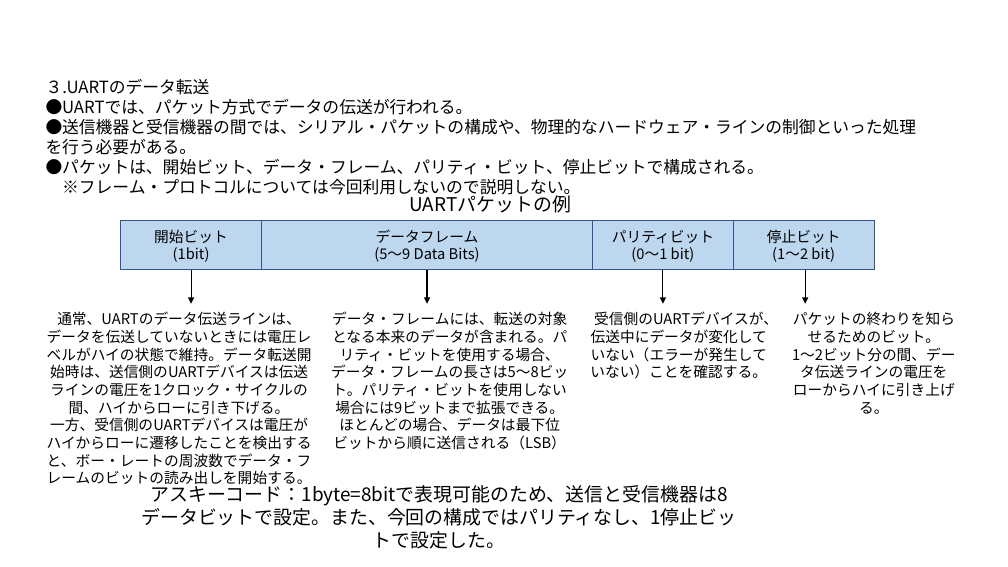
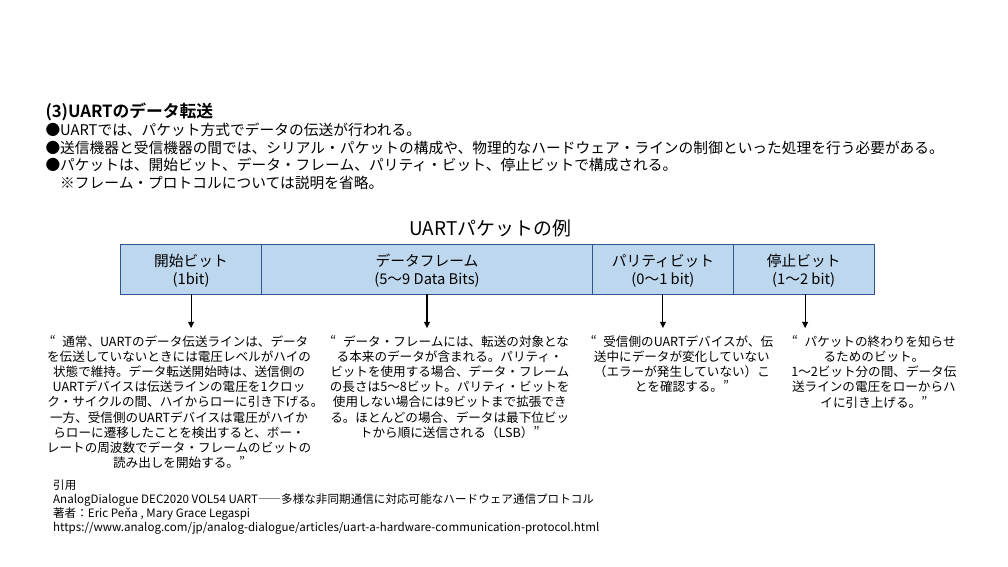
Before and after one commit to km190112/RS232cToUSBhid, a slide deck: slide 5 of 技術メモ.pptx (slide 4 before the commit). Drawn at 1008x567 pixels with LibreOffice and Linux fonts; fonts in the diff are those of the drawing. Boxes give left, top, right and bottom in pixels: in the first picture for what was removed or moved away, otherwise in the second. Text is boxed around its words. In the diff, an @@ line names an element or a change of style, - is before the commit and + after.

```diff
--- a/技術メモ.pptx
+++ b/技術メモ.pptx
@@ text "(3)UARTのデータ転送": place and size @@
-text "(3)UARTのデータ転送" at box(46, 79, 917, 198)
+text "(3)UARTのデータ転送" at box(46, 102, 944, 189)
@@ text at box(46, 102, 214, 121): text changed; bold on @@
-３.UARTのデータ転送
+(3)UARTのデータ転送
@@ text at box(46, 120, 944, 172): size 16 to 14 pt in "●UARTでは、パケット方式でデータの伝送が行われる。", "●送信機器と受信機器の間では、シリアル・パケットの構成や、物理的なハードウェア・ラインの制御といった処理を行う必要がある ...", "●パケットは、開始ビット、データ・フレーム、パリティ・ビット、停止ビットで構成される。" @@
@@ text at box(60, 175, 383, 189): text changed; size 16 to 14 pt @@
-※フレーム・プロトコルについては今回利用しないので説明しない。
+※フレーム・プロトコルについては説明を省略。
@@ 4 rectangles, 4 arrows, 1 text: place and size @@
-4 rectangles, 4 arrows, 1 text at box(121, 191, 874, 304)
+4 rectangles, 4 arrows, 1 text at box(121, 219, 874, 328)
@@ text at box(47, 335, 323, 468): text changed; size 14 to 12 pt @@
-通常、UARTのデータ伝送ラインは、データを伝送していないときには電圧レベルがハイの状態で維持。データ転送開始時は、送信側のUARTデバイスは伝送ラインの電圧を1クロック・サイクルの間、ハイからローに引き下げる。
-一方、受信側のUARTデバイスは電圧がハイからローに遷移したことを検出すると、ボー・レートの周波数でデータ・フレームのビットの読み出しを開始する。
+“通常、UARTのデータ伝送ラインは、データを伝送していないときには電圧レベルがハイの状態で維持。データ転送開始時は、送信側のUARTデバイスは伝送ラインの電圧を1クロック・サイクルの間、ハイからローに引き下げる。
+一方、受信側のUARTデバイスは電圧がハイからローに遷移したことを検出すると、ボー・レートの周波数でデータ・フレームのビットの読み出しを開始する。”
@@ text at box(330, 335, 570, 438): text changed; size 14 to 12 pt @@
-データ・フレームには、転送の対象となる本来のデータが含まれる。パリティ・ビットを使用する場合、データ・フレームの長さは5～8ビット。パリティ・ビットを使用しない場合には9ビットまで拡張できる。ほとんどの場合、データは最下位ビットから順に送信される（LSB）
+“データ・フレームには、転送の対象となる本来のデータが含まれる。パリティ・ビットを使用する場合、データ・フレームの長さは5～8ビット。パリティ・ビットを使用しない場合には9ビットまで拡張できる。ほとんどの場合、データは最下位ビットから順に送信される（LSB）”
@@ text at box(594, 335, 773, 392): text changed; size 14 to 12 pt @@
-受信側のUARTデバイスが、伝送中にデータが変化していない（エラーが発生していない）ことを確認する。
+“受信側のUARTデバイスが、伝送中にデータが変化していない（エラーが発生していない）ことを確認する。”
@@ text at box(791, 335, 956, 408): text changed; size 14 to 12 pt @@
-パケットの終わりを知らせるためのビット。
-1～2ビット分の間、データ伝送ラインの電圧をローからハイに引き上げる。
+“パケットの終わりを知らせるためのビット。
+1～2ビット分の間、データ伝送ラインの電圧をローからハイに引き上げる。”
@@ text added at box(53, 479, 599, 534), 11 pt, text #000000 @@
+引用
+AnalogDialogue DEC2020 VOL54 UART――多様な非同期通信に対応可能なハードウェア通信プロトコル
+著者：Eric Peňa , Mary Grace Legaspi
+https://www.analog.com/jp/analog-dialogue/articles/uart-a-hardware-communication-protocol.html
@@ text removed at box(141, 482, 736, 526) @@
-アスキーコード：1byte=8bitで表現可能のため、送信と受信機器は8データビットで設定。また、今回の構成ではパリティなし、1停止ビットで設定した。
```
Also in this commit, not shown: 3 other slides changed, 4 slides added, 2 slides removed.
